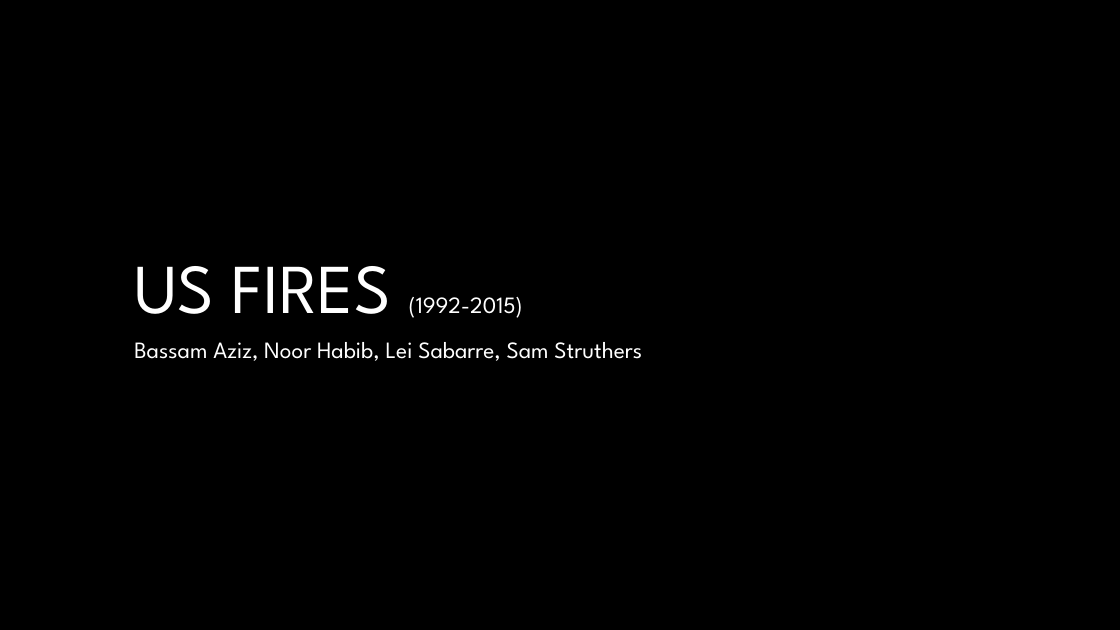
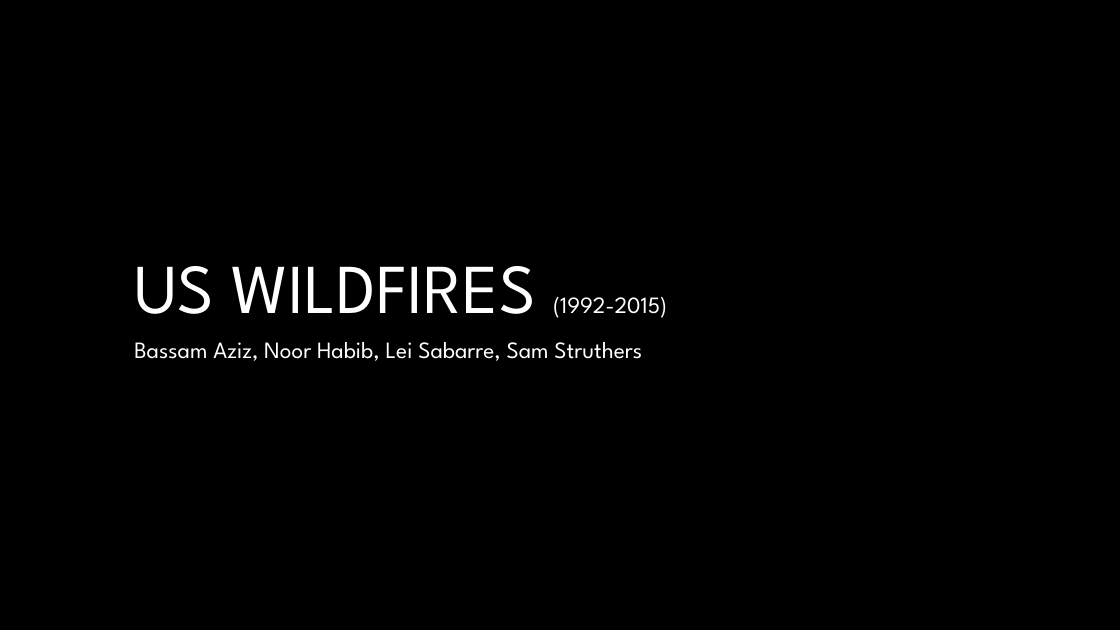
Before and after one commit to nvhabib91/project1, a slide deck: slide 1 of Presentation - Project 1.pptx. Drawn at 1120x630 pixels with LibreOffice and Linux fonts; fonts in the diff are those of the drawing; background and template pictures are left out. Boxes give left, top, right and bottom in pixels: in the first picture for what was removed or moved away, otherwise in the second. Text is boxed around its words. In the diff, an @@ line names an element or a change of style, - is before the commit and + after.

```diff
--- a/Presentation - Project 1.pptx
+++ b/Presentation - Project 1.pptx
@@ title at (x1=134, y1=266, x2=667, y2=318): text changed; size 20 to 60 pt @@
-US FIRES (1992-2015)
+US WILDFIRES (1992-2015)
```
Also in this commit, not shown: 7 other slides changed, 1 slide removed.
